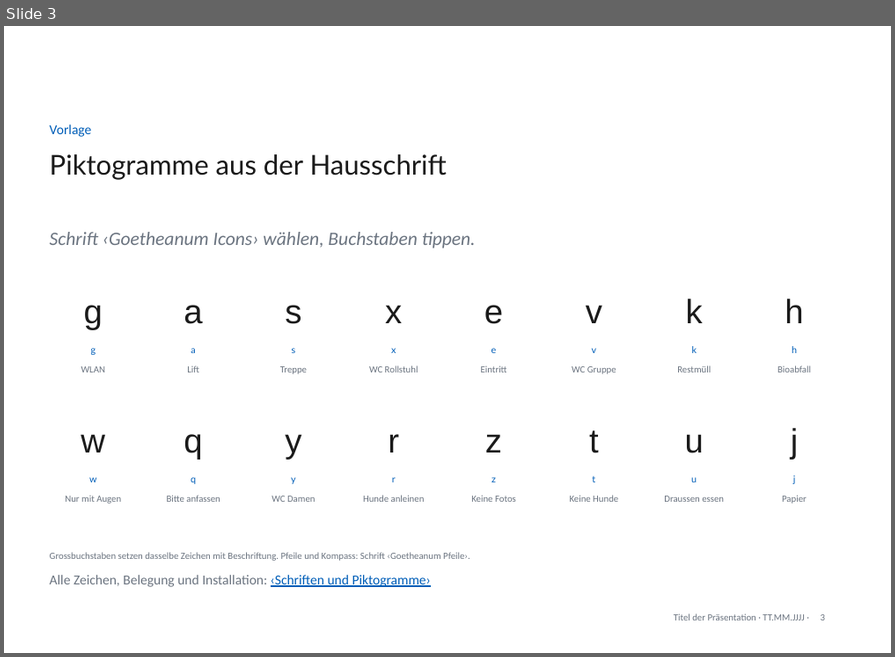
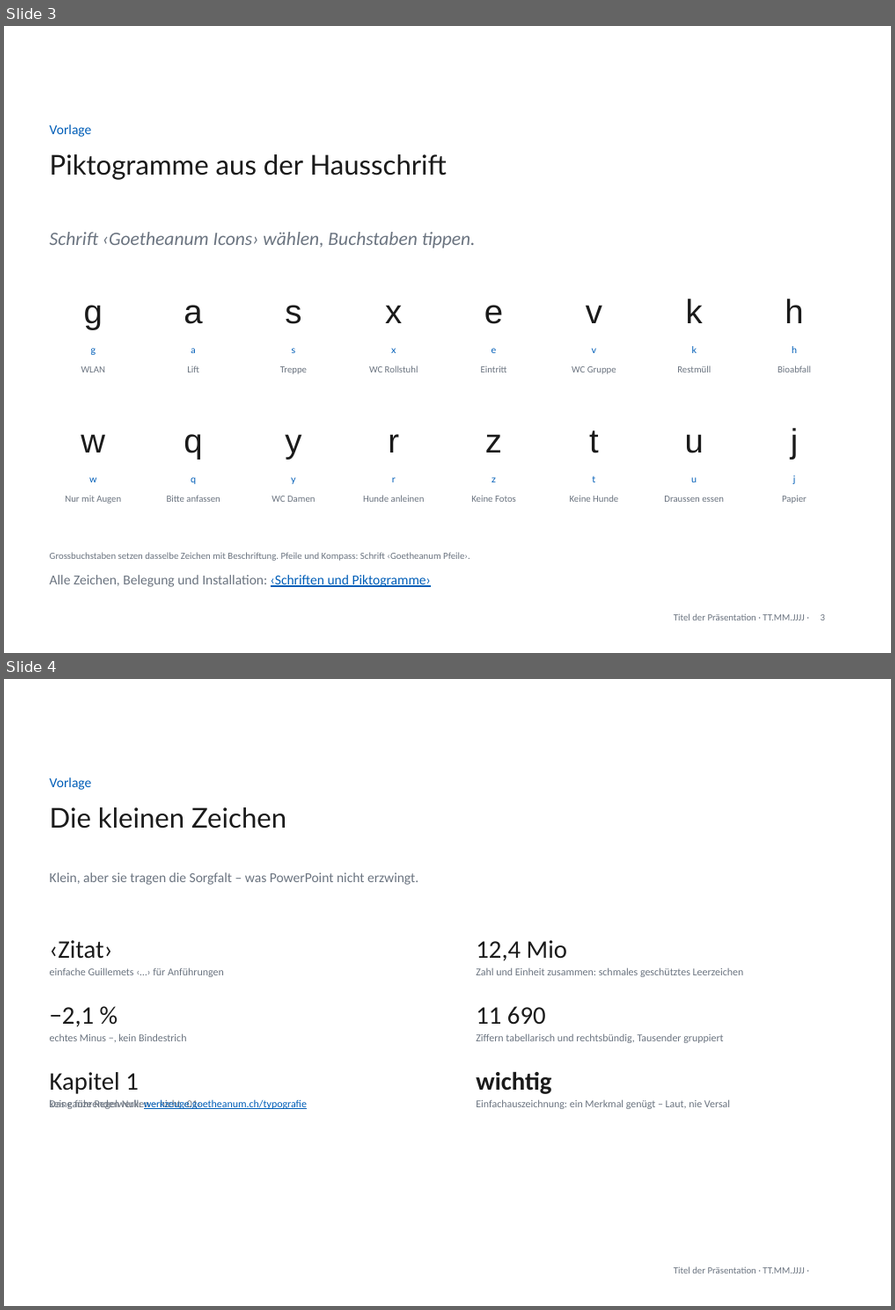
Before and after one commit to phtok/goeloggen, a slide deck: assets/templates/GoetheanumVorlageA4.pptx. Shown one above the other, each under a label of ours: slide 3 before the commit, slides 3 and 4 after it. The pictures are 895x657 and 895x1310 pixels, drawn with LibreOffice and Linux fonts; fonts in the diff are those of the drawing; background and template pictures are left out. Boxes give left, top, right and bottom in pixels: in the first picture for what was removed or moved away, otherwise in the second. Text is boxed around its words. In the diff, an @@ line names an element or a change of style, - is before the commit and + after.

Commit message:
Gütesiegel: die Vorlage lehrt die gemeinsame Sprache (#473)
Die Platzhalterpräsi wird zum Lehrstück: zwei anschauliche Feintypografie-Folien
(‹Die kleinen Zeichen›, ‹Noch feinere Zeichen›), Regeln eingestreut auf bestehende
Folien (Einfachauszeichnung, Lesemass, Minus/Leerzeichen, tabellarische Ziffern,
Korrektur Deutlich statt Laut), ein Gütesiegel-Kästchen (gesichert ↔ Goodwill) und
die frühere Kontrast-/Gold-/Datums-Runde. Tool-Seite: schlankes Panel am Lesemass,
verlinkt aufs Regelwerk. Alle Regeln mit korrektem Zeichensatz (…, –, −, U+202F, ‹›).

```diff
--- a/assets/templates/GoetheanumVorlageA4.pptx
+++ b/assets/templates/GoetheanumVorlageA4.pptx
@@ slide 4 added at [4, 679, 891, 1306], background #FFFFFF; not listed: 1 template element that a slide beside it also shows @@
@@ text added at [50, 778, 92, 790], 13 pt, text #005EB8 @@
+Vorlage
@@ text added at [50, 807, 286, 829], 26 pt, text #1A1A1A @@
+Die kleinen Zeichen
@@ text added at [50, 873, 418, 885], 13 pt, text #6B7480 @@
+Klein, aber sie tragen die Sorgfalt – was PowerPoint nicht erzwingt.
@@ text added at [50, 940, 224, 1109], 10 pt, text #6B7480 @@
+‹Zitat›
+einfache Guillemets ‹…› für Anführungen
+−2,1 %
+echtes Minus −, kein Bindestrich
+Kapitel 1
+keine führenden Nullen – nicht ‹01›
@@ text added at [476, 940, 744, 1109], 10 pt, text #6B7480 @@
+12,4 Mio
+Zahl und Einheit zusammen: schmales geschütztes Leerzeichen
+11 690
+Ziffern tabellarisch und rechtsbündig, Tausender gruppiert
+wichtig
+Einfachauszeichnung: ein Merkmal genügt – Laut, nie Versal
@@ text added at [50, 1100, 307, 1109], 10 pt, text #005EB8, underline @@
+Das ganze Regelwerk: werkzeuge.goetheanum.ch/typografie
```
Also in this commit, not shown: 6 slides changed, 1 other slide added, 2 other files.
